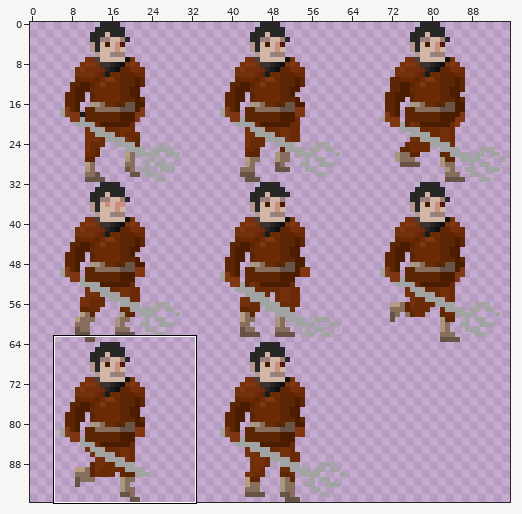
Edited in one commit: sprite sheet (Game/sprites/stage1_1/spritesheet.png). The first picture is a wide view before the edit; the outline marks the close-up.
Close-up. Old version:
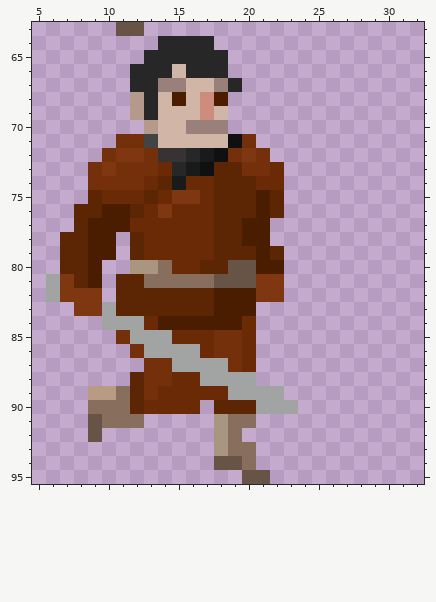
The file is 96x96 pixels. Pixels under 10% opacity are left out. Colours within 5 levels of each other are drawn and written as one. Shown: x 5..32, y 63..95.
After:
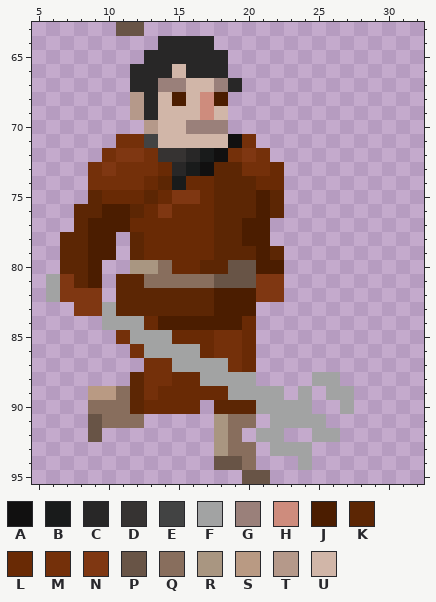
Palette (. is transparent): A #111010  B #191b1b  C #282727  D #363332  E #424343  F #a2a3a3  G #9a807a  H #ce8c7d  J #4b1d00  K #5c2604  L #692a05  M #74300a  N #7f3712  P #685446  Q #886e5d  R #a99681  S #b99a83  T #b5998a  U #d1b6a8
The exact change:
Colour F is added in row 88 at x 25 to 26; in row 89 at x 24 and 26 to 27; in row 90 at x 24 and 27; in row 91 at x 22 to 25; in row 92 at x 21 to 22 and 25 to 26; in row 93 at x 22 to 24.
Colour F is added in row 94 at x 24.
Where, in picture pixels (left, top, right, bottom), the same in both close-ups:
added: (256, 372, 354, 470)
